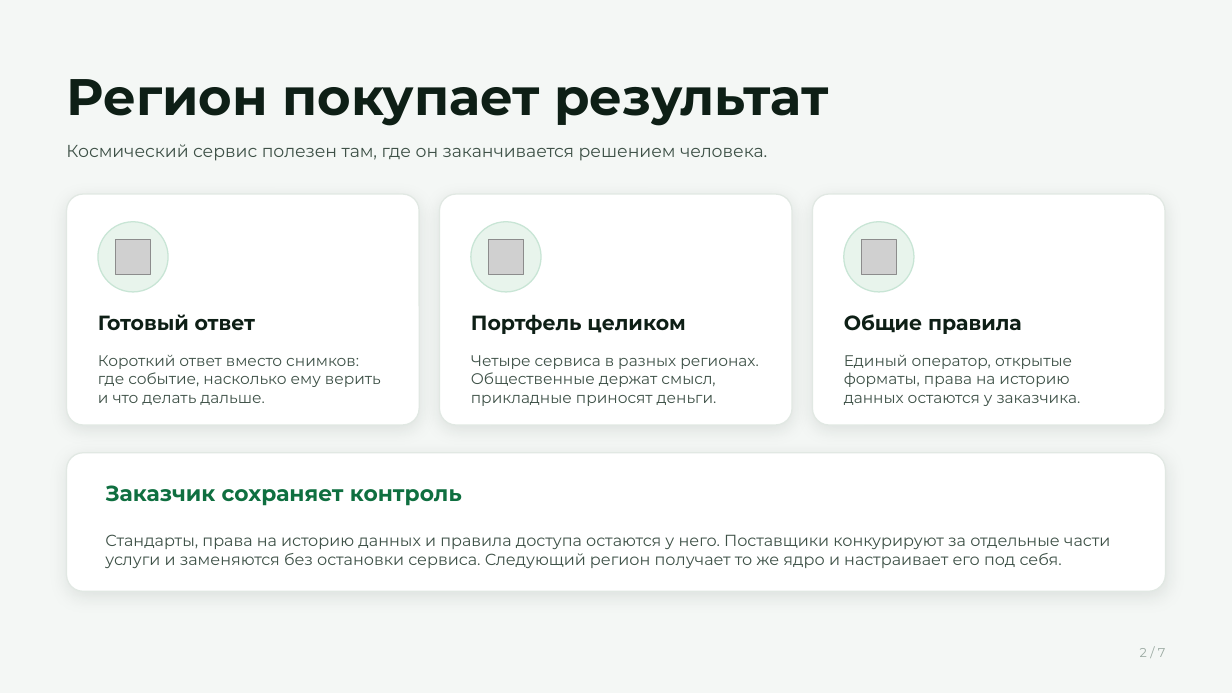
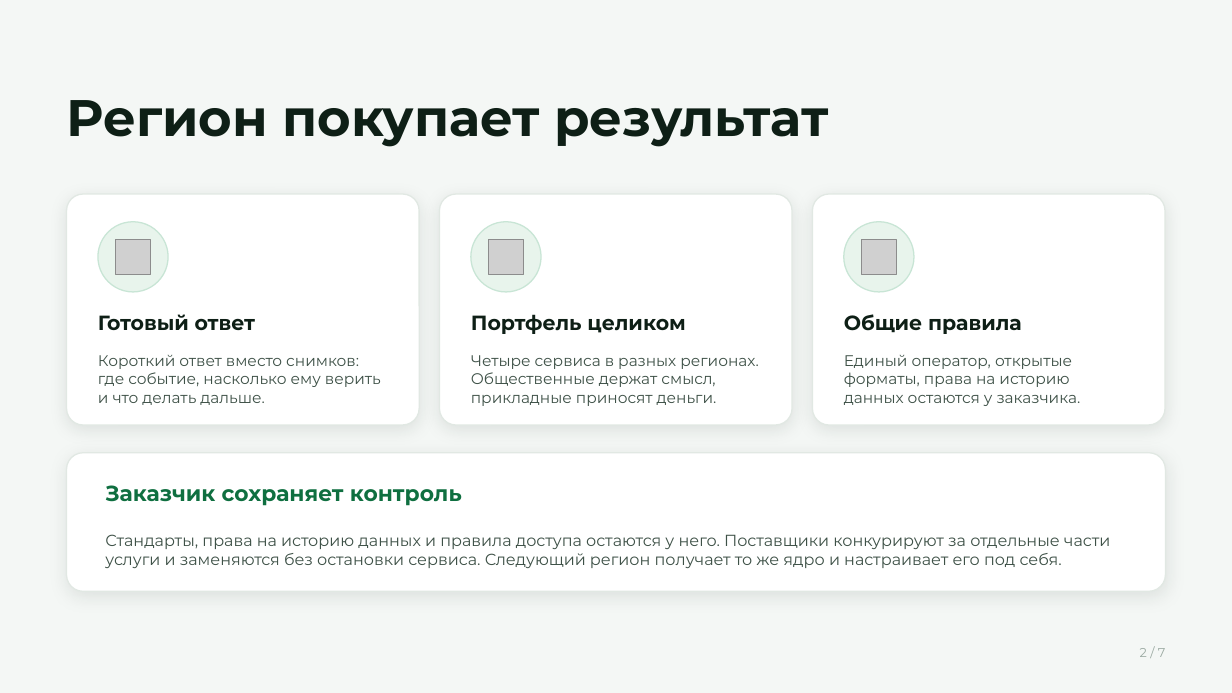
Before and after one commit to pmixay/hackathon-1109, a slide deck: slide 2 of docs/presentation/kosmo-deck.pptx. Drawn at 1232x693 pixels with LibreOffice and Linux fonts; fonts in the diff are those of the drawing; grey boxes stand for pictures. Boxes give left, top, right and bottom in pixels: in the first picture for what was removed or moved away, otherwise in the second. Text is boxed around its words. In the diff, an @@ line names an element or a change of style, - is before the commit and + after.

```diff
--- a/docs/presentation/kosmo-deck.pptx
+++ b/docs/presentation/kosmo-deck.pptx
@@ text "Регион покупает результат" moved from (x1=66, y1=79, x2=829, y2=126) to (x1=66, y1=100, x2=829, y2=147) @@
@@ text removed at (x1=66, y1=144, x2=767, y2=161) @@
-Космический сервис полезен там, где он заканчивается решением человека.
```
Also in this commit, not shown: 10 other slides changed, 15 other files.
